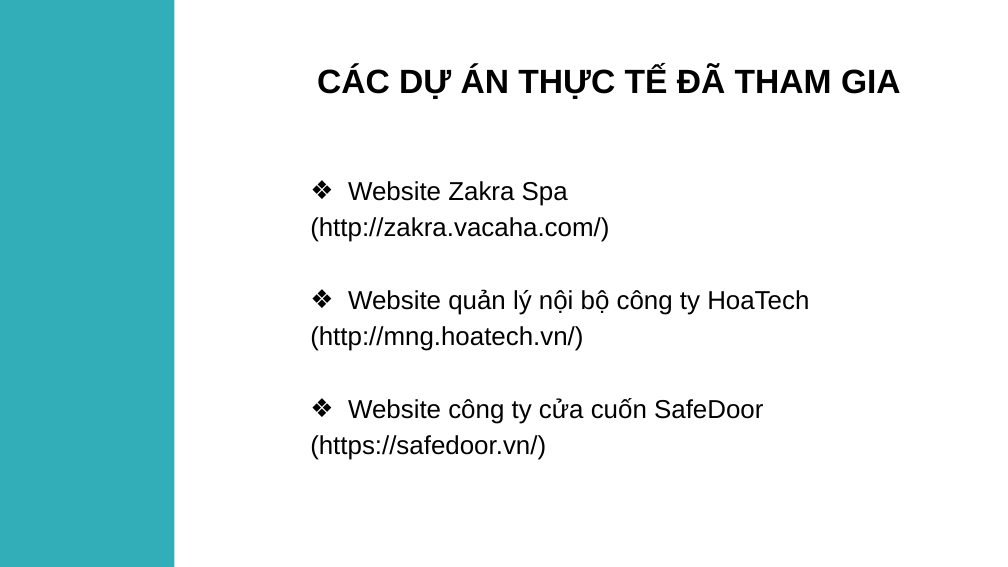
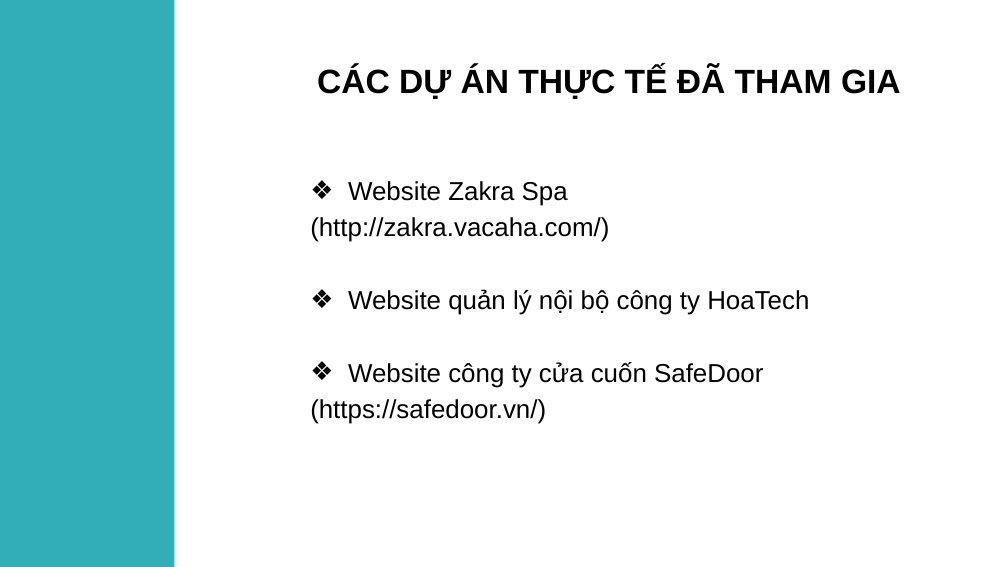
Before and after one commit to haanhvu010799/BaoCaoMonHoc, a slide deck: slide 6 of Thực Tập/BAOCAOTHUCTAP.pptx. Drawn at 1008x567 pixels with LibreOffice and Linux fonts; fonts in the diff are those of the drawing; background and template pictures are left out. Boxes give left, top, right and bottom in pixels: in the first picture for what was removed or moved away, otherwise in the second. Text is boxed around its words. In the diff, an @@ line names an element or a change of style, - is before the commit and + after.

Commit message:
edited
edited powerpoint

```diff
--- a/Thực Tập/BAOCAOTHUCTAP.pptx
+++ b/Thực Tập/BAOCAOTHUCTAP.pptx
@@ text at (x1=310, y1=326, x2=583, y2=351): paragraph removed @@
-(http://mng.hoatech.vn/)
```
Also in this commit, not shown: 3 other slides changed, 2 slides added.
